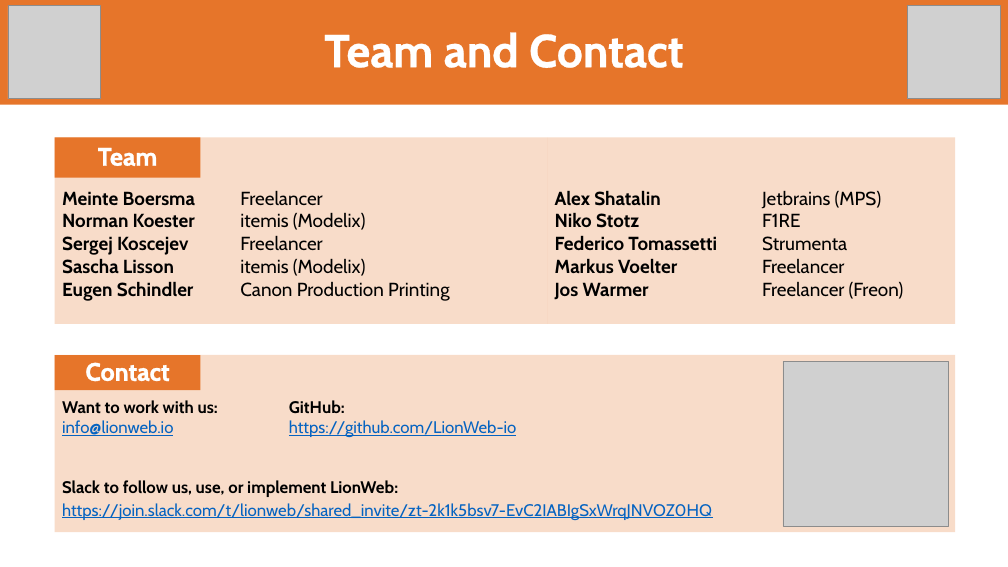
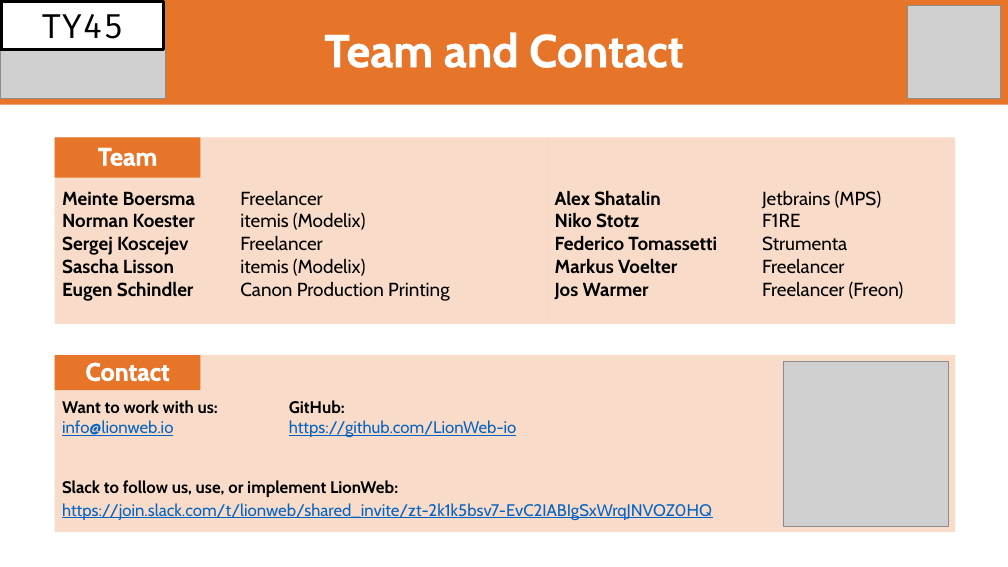
Before and after one commit to LionWeb-io/specification, a slide deck: slide 29 of resources/LangDev 2024 Talk.pptx. Drawn at 1008x567 pixels with LibreOffice and Linux fonts; fonts in the diff are those of the drawing; grey boxes stand for pictures; background and template pictures are left out. Boxes give left, top, right and bottom in pixels: in the first picture for what was removed or moved away, otherwise in the second. Text is boxed around its words. In the diff, an @@ line names an element or a change of style, - is before the commit and + after.

```diff
--- a/resources/LangDev 2024 Talk.pptx
+++ b/resources/LangDev 2024 Talk.pptx
@@ rectangle added at (x1=1, y1=2, x2=163, y2=50), fill #FFFFFF, outline #000000 3 pt, 32 pt, text #000000 @@
+TY45
@@ picture removed at (x1=8, y1=5, x2=101, y2=98) @@
@@ picture added at (x1=0, y1=48, x2=165, y2=98) @@
```
Also in this commit, not shown: 2 other slides changed.
